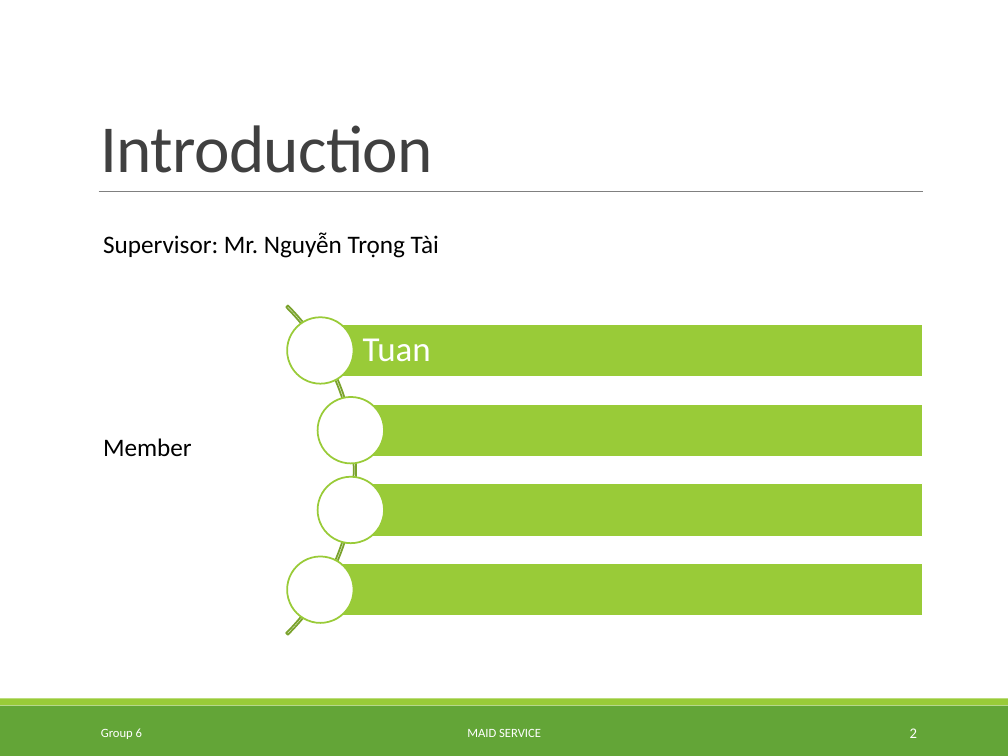
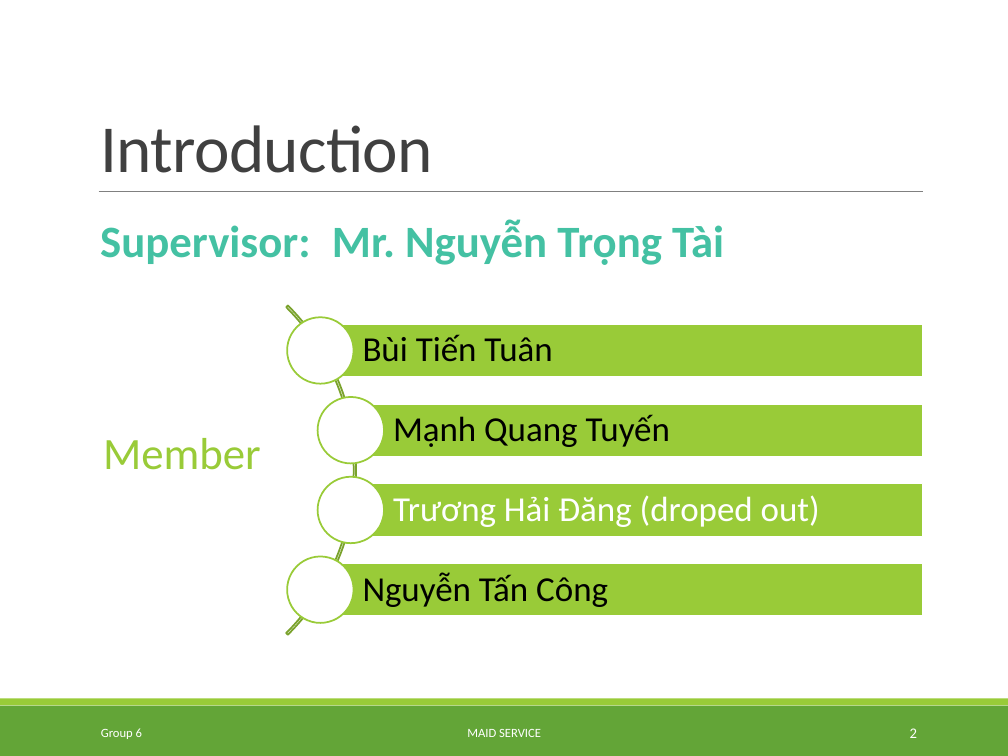
Before and after one commit to TuanBT/ms-website, a slide deck: slide 2 of Presentation/MS_Slide.pptx. Drawn at 1008x756 pixels with LibreOffice and Linux fonts; fonts in the diff are those of the drawing. Boxes give left, top, right and bottom in pixels: in the first picture for what was removed or moved away, otherwise in the second. Text is boxed around its words. In the diff, an @@ line names an element or a change of style, - is before the commit and + after.

```diff
--- a/Presentation/MS_Slide.pptx
+++ b/Presentation/MS_Slide.pptx
@@ text added at [100, 225, 310, 264], 32 pt, text #44C1A3, bold @@
+Supervisor:
@@ text at [332, 219, 724, 265]: text changed; size 18 to 32 pt; text colour #000000 to #44C1A3; bold on @@
-Supervisor: Mr. Nguyễn Trọng Tài
+Mr. Nguyễn Trọng Tài
@@ text at [363, 334, 552, 362]: text changed; text colour #FFFFFF to #000000 @@
-Tuan
+Bùi Tiến Tuân
@@ text "Member" at [103, 438, 261, 470]: size 18 to 32 pt, text colour #000000 to #99CB38 @@
@@ text added at [393, 414, 670, 447], 25 pt, text #000000 @@
+Mạnh Quang Tuyến
@@ text added at [393, 495, 820, 527], 25 pt, text #FFFFFF @@
+Trương Hải Đăng (droped out)
@@ text added at [363, 572, 608, 607], 25 pt, text #000000 @@
+Nguyễn Tấn Công
```
Also in this commit, not shown: 4 other slides changed, 4 other files.
